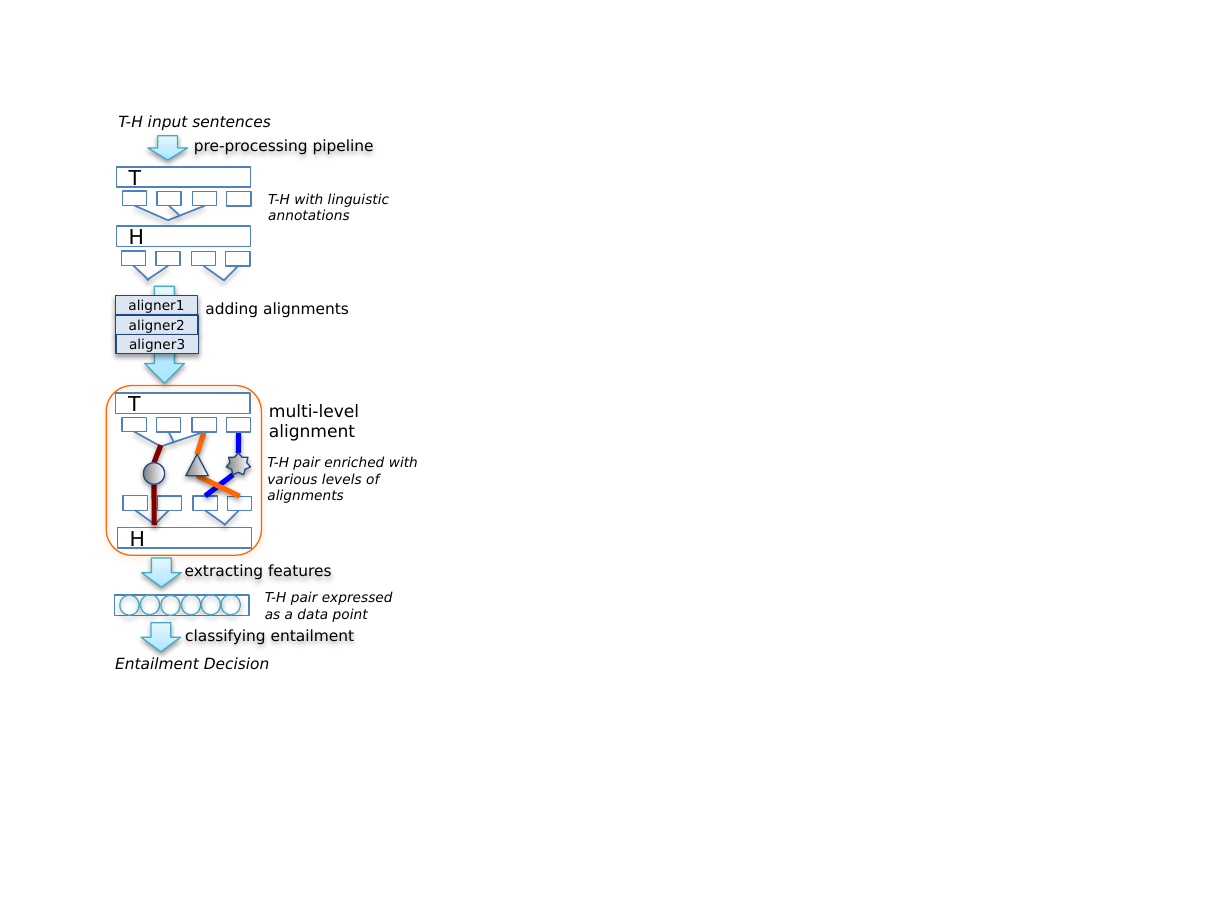
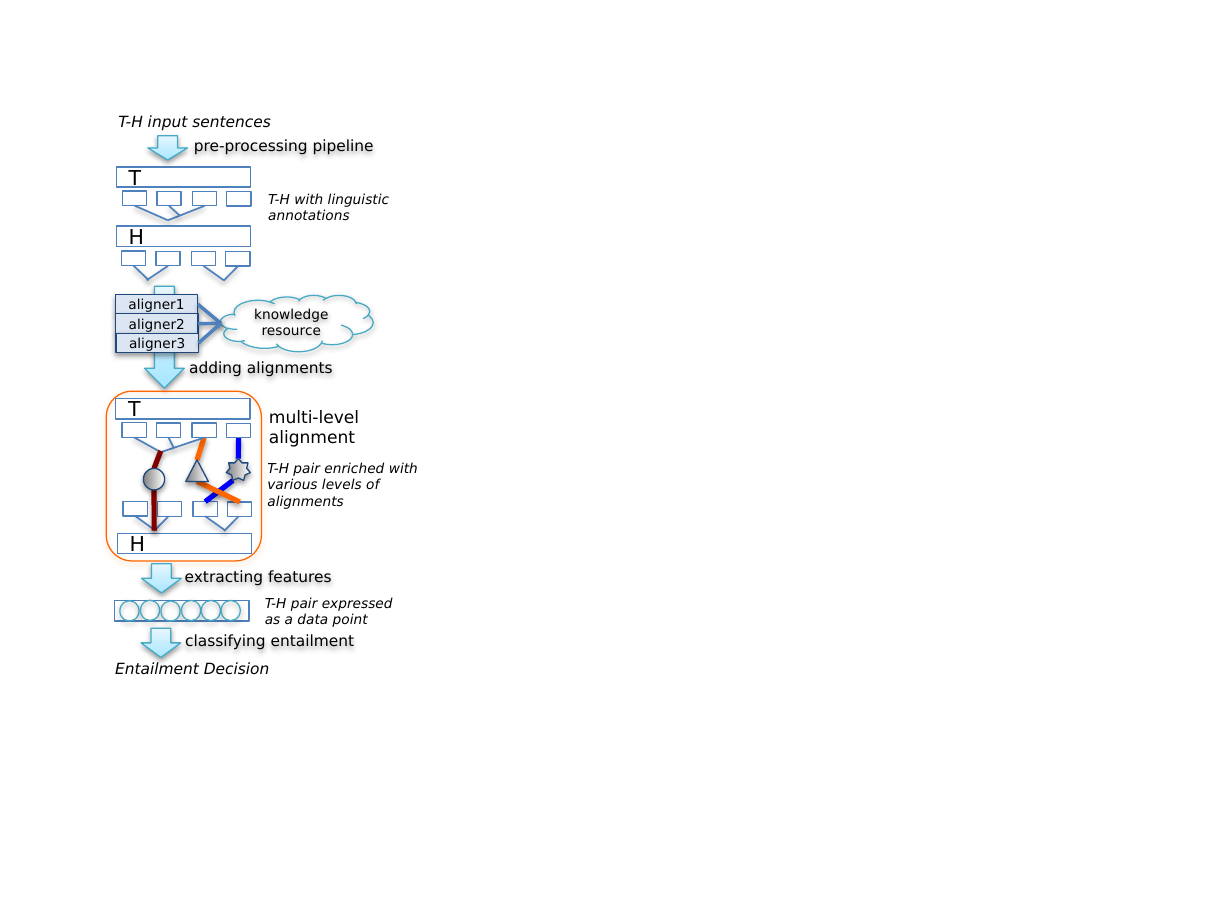
Before and after one commit to gilnoh/flaming-cyril, a slide deck: slide 1 of figures/figure.pptx. Drawn at 1232x924 pixels with LibreOffice and Linux fonts; fonts in the diff are those of the drawing. Boxes give left, top, right and bottom in pixels: in the first picture for what was removed or moved away, otherwise in the second. Text is boxed around its words. In the diff, an @@ line names an element or a change of style, - is before the commit and + after.

```diff
--- a/figures/figure.pptx
+++ b/figures/figure.pptx
@@ down arrow: place and size @@
-down arrow at [144,286,184,383]
+down arrow at [144,286,184,388]
@@ cloud added at [221,296,373,352], outline #46AAC5 0.75 pt, 8 pt, text #000000 @@
+knowledge resource
@@ line added from (198, 304) to (221, 324), #4F81BD 2 pt @@
@@ line added from (198, 324) to (221, 324), #4F81BD 2 pt @@
@@ line added from (198, 342) to (221, 324), #4F81BD 2 pt @@
@@ rounded rectangle "adding alignments": place and size @@
-rounded rectangle "adding alignments" at [205,302,349,318]
+rounded rectangle "adding alignments" at [180,352,341,381]
@@ rounded rectangle "adding alignments" at [180,352,341,381]: alignment left to centre; vertical alignment top to middle @@
@@ 13 lines, 11 rectangles, 7 ellipses, 4 texts, 3 rounded rectangles, 2 down arrows, 1 star, 1 triangle: place and size @@
-13 lines, 11 rectangles, 7 ellipses, 4 texts, 3 rounded rectangles, 2 down arrows, 1 star, 1 triangle at [106,386,418,670]
+13 lines, 11 rectangles, 7 ellipses, 4 texts, 3 rounded rectangles, 2 down arrows, 1 star, 1 triangle at [106,392,418,675]
```
Also in this commit, not shown: 1 other file.
